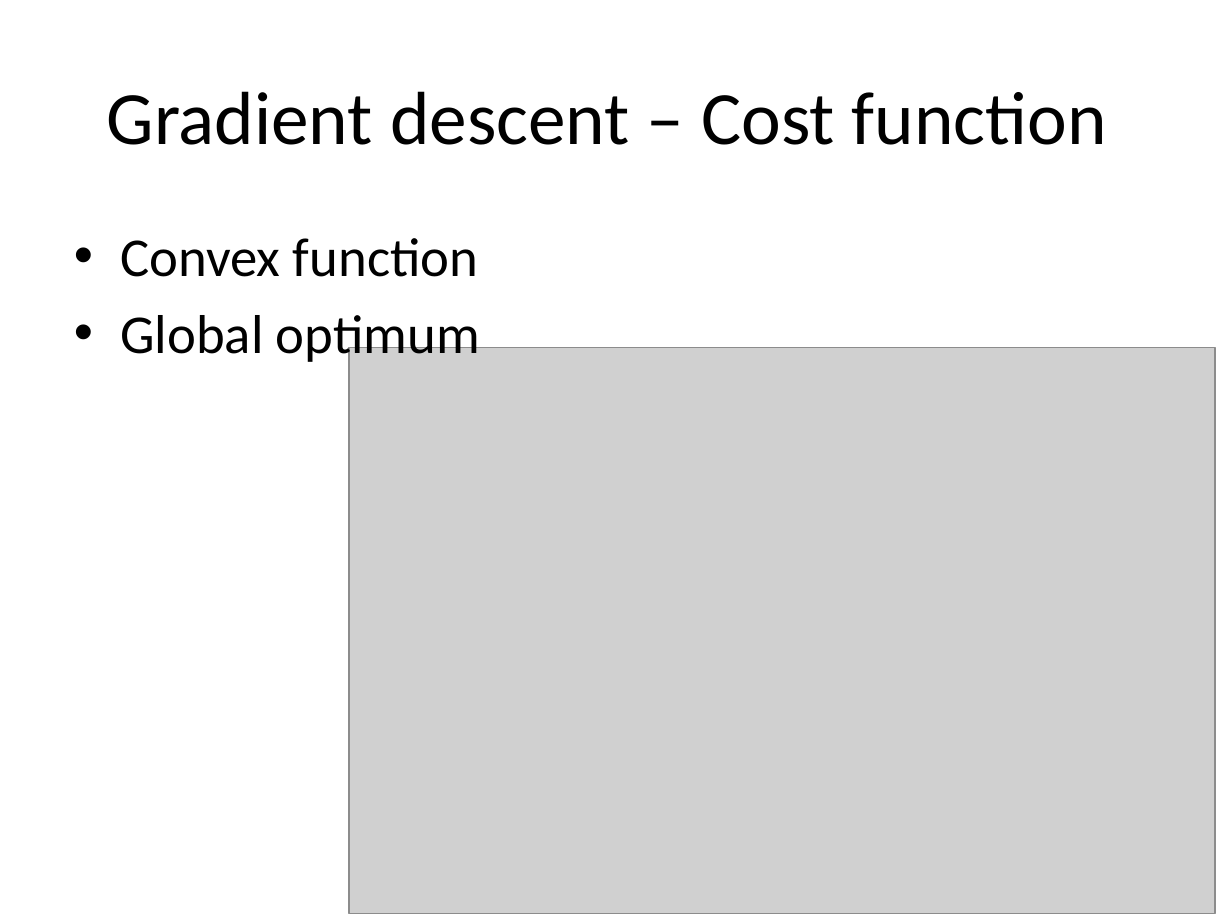
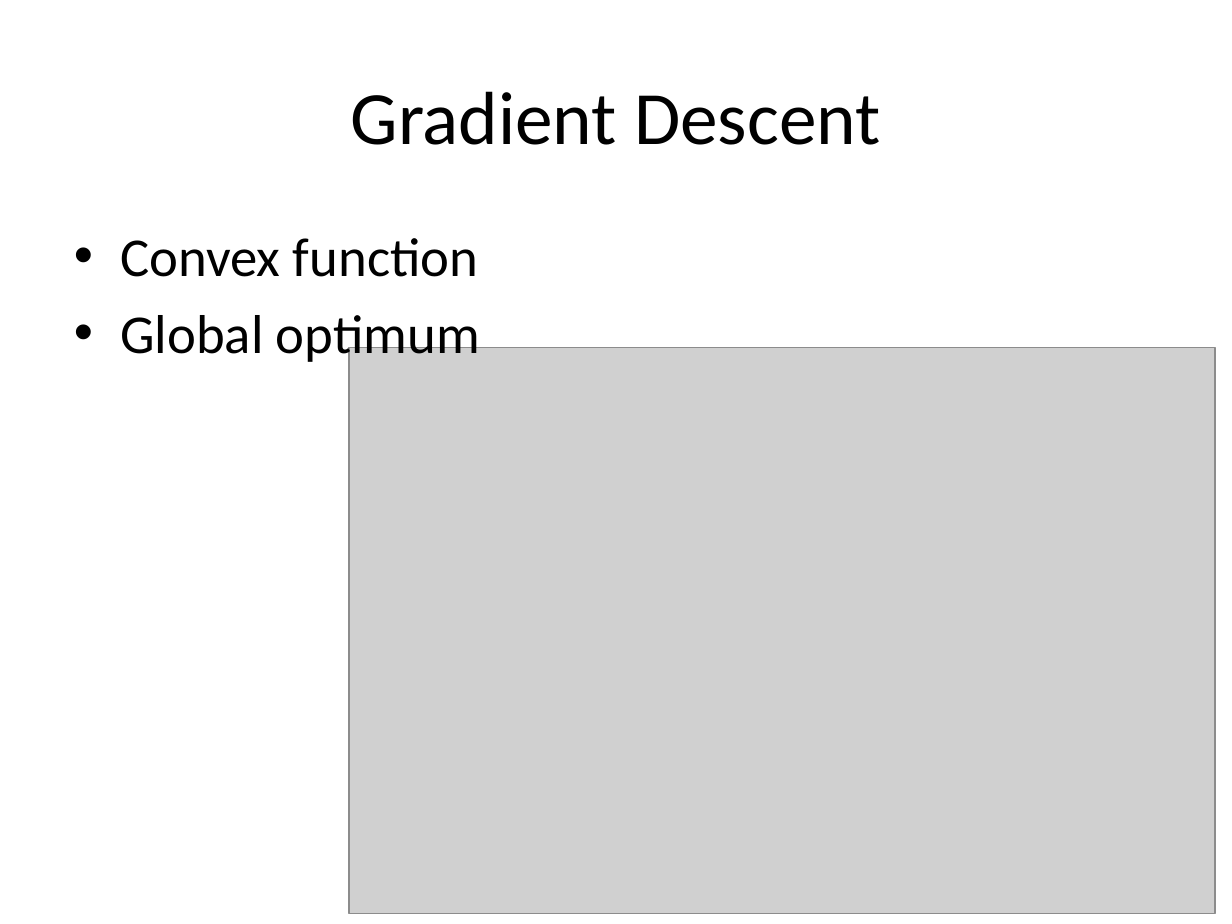
Before and after one commit to look4pritam/ArtificialIntelligence, a slide deck: slide 24 of ArtificialNeuralNetwork/ArtificialNeuralNetwork.pptx (slide 17 before the commit). Drawn at 1232x924 pixels with LibreOffice and Linux fonts; fonts in the diff are those of the drawing; grey boxes stand for pictures. Boxes give left, top, right and bottom in pixels: in the first picture for what was removed or moved away, otherwise in the second. Text is boxed around its words. In the diff, an @@ line names an element or a change of style, - is before the commit and + after.

```diff
--- a/ArtificialNeuralNetwork/ArtificialNeuralNetwork.pptx
+++ b/ArtificialNeuralNetwork/ArtificialNeuralNetwork.pptx
@@ title at box(351, 91, 880, 145): text changed @@
-Gradient descent – Cost function
+Gradient Descent
```
Also in this commit, not shown: 36 other slides changed, 17 slides removed, 1 other file.
